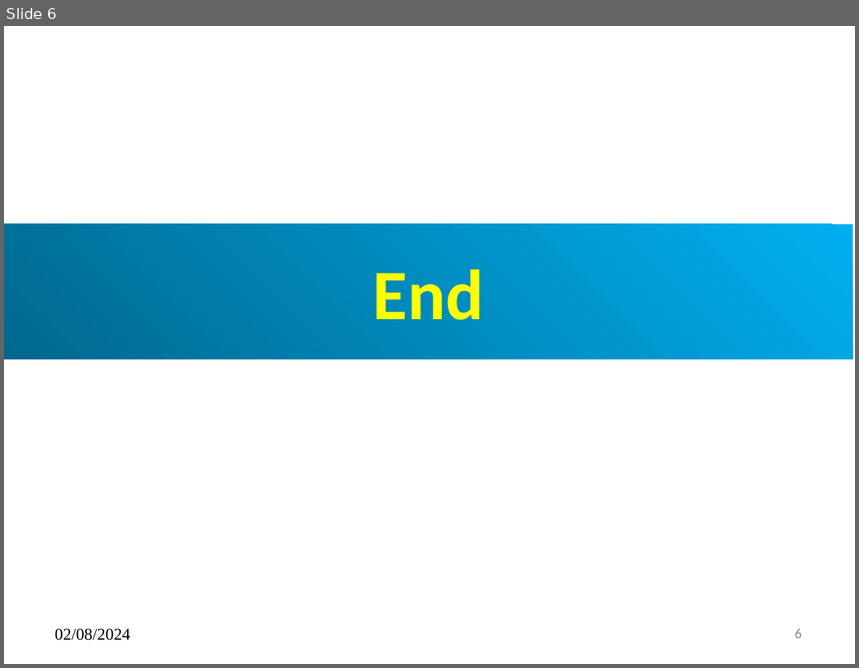
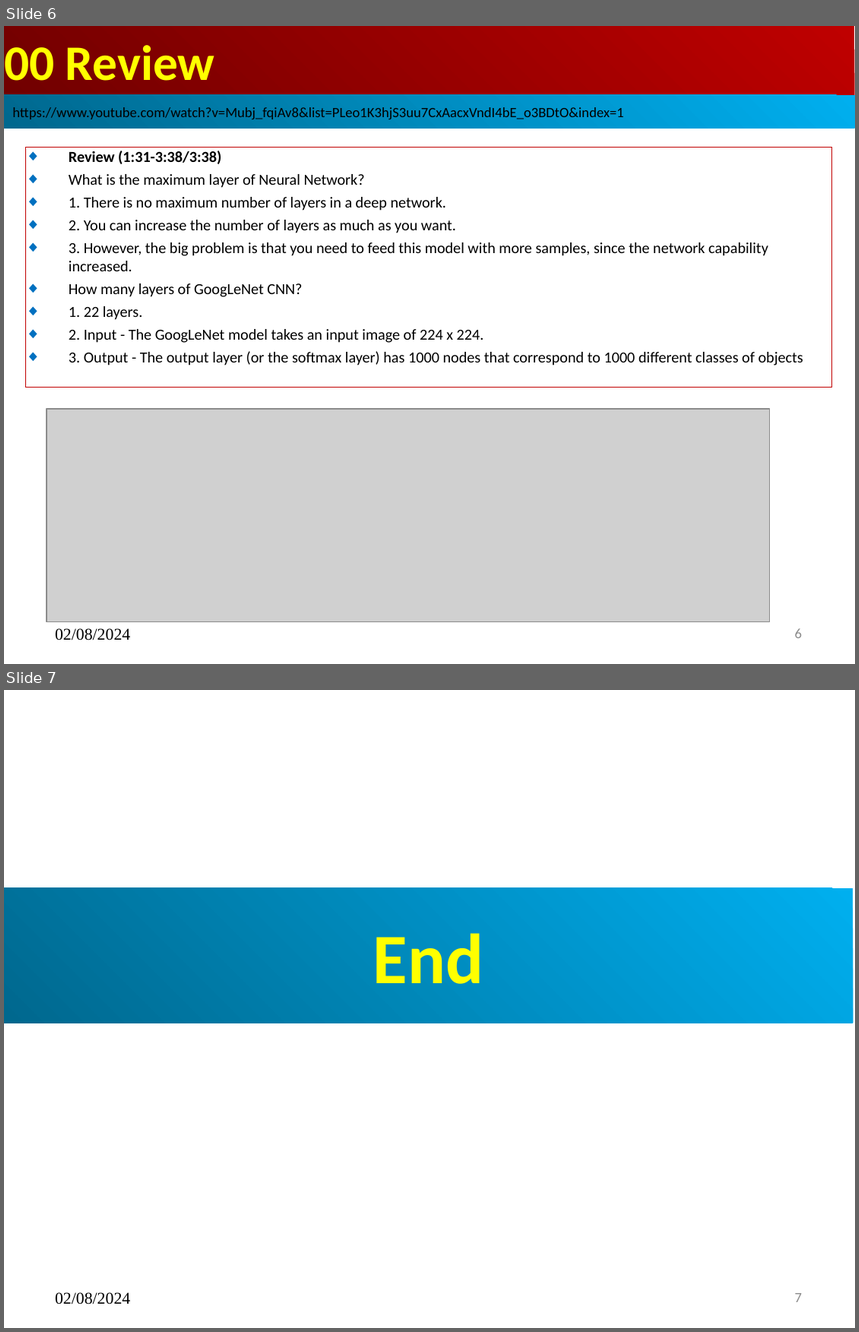
Before and after one commit to peterhchen/AIU_CS512_DL, a slide deck: 000_Lecture_Project/week02/01_Lecture/00_w01_Review.ppt. Shown one above the other, each under a label of ours: slide 6 before the commit, slides 6 and 7 after it. The pictures are 859x668 and 859x1332 pixels, drawn with LibreOffice and Linux fonts; fonts in the diff are those of the drawing; grey boxes stand for pictures. Boxes give left, top, right and bottom in pixels: in the first picture for what was removed or moved away, otherwise in the second. Text is boxed around its words. In the diff, an @@ line names an element or a change of style, - is before the commit and + after.

```diff
--- a/000_Lecture_Project/week02/01_Lecture/00_w01_Review.ppt
+++ b/000_Lecture_Project/week02/01_Lecture/00_w01_Review.ppt
@@ slide 6 added at (4, 26, 855, 664), background #FFFFFF @@
@@ title added at (4, 26, 854, 95), fill gradient #BF0000 to #710000, 42 pt, text #FFFF00, bold @@
+00 Review
@@ rectangle added at (4, 95, 855, 128), fill gradient #00AFEF to #00688E, 12 pt, text #000000 @@
+https://www.youtube.com/watch?v=Mubj_fqiAv8&list=PLeo1K3hjS3uu7CxAacxVndI4bE_o3BDtO&index=1
@@ subtitle added at (25, 147, 832, 387), outline #C00000 0 pt, 13 pt, text #000000 @@
+◆ Review (1:31-3:38/3:38)
+◆ What is the maximum layer of Neural Network?
+◆ 1. There is no maximum number of layers in a deep network.
+◆ 2. You can increase the number of layers as much as you want.
+◆ 3. However, the big problem is that you need to feed this model with more samples, since the network capability increased.
+◆ How many layers of GoogLeNet CNN?
+◆ 1. 22 layers.
+◆ 2. Input - The GoogLeNet model takes an input image of 224 x 224.
+◆ 3. Output - The output layer (or the softmax layer) has 1000 nodes that correspond to 1000 different classes of objects
@@ picture added at (47, 409, 770, 622) @@
@@ text added at (55, 629, 130, 641), 14 pt, text #000000 @@
+02/08/2024
@@ page number added at (795, 629, 802, 639), 12 pt, text #8B8B8B @@
+6
@@ what was slide 6 is now slide 7 @@
@@ page number at (795, 1293, 802, 1303): text changed @@
-6
+7
```
Also in this commit, not shown: 1 slide changed, 1 other slide added, 1 slide removed.
